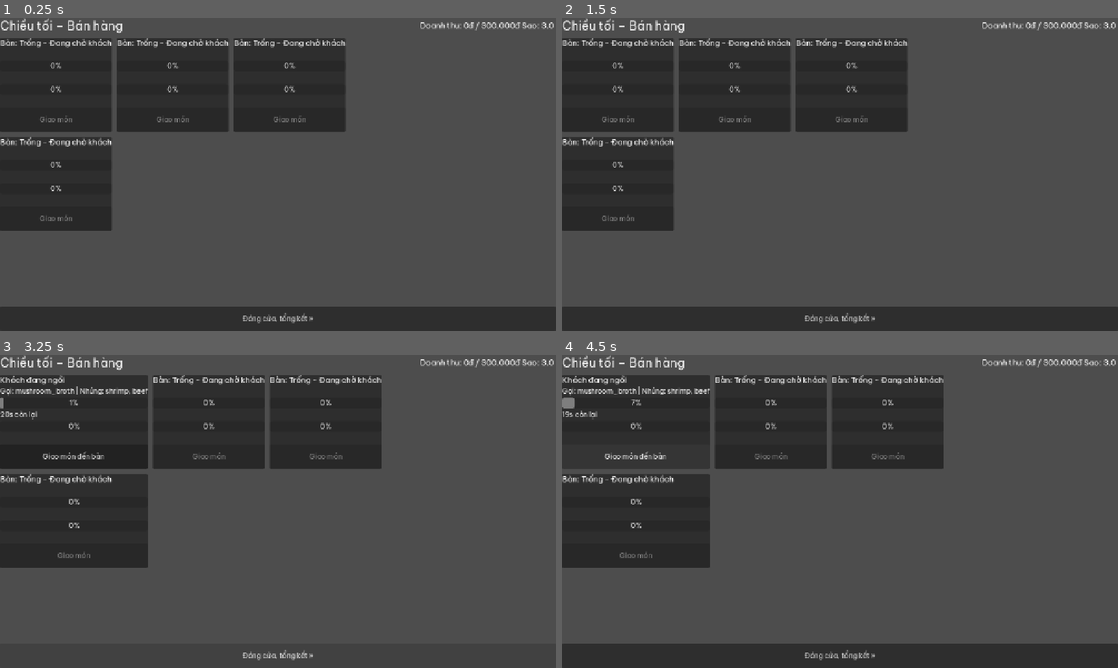
Above: before the commit, frames 1-4 (two rows, left to right).
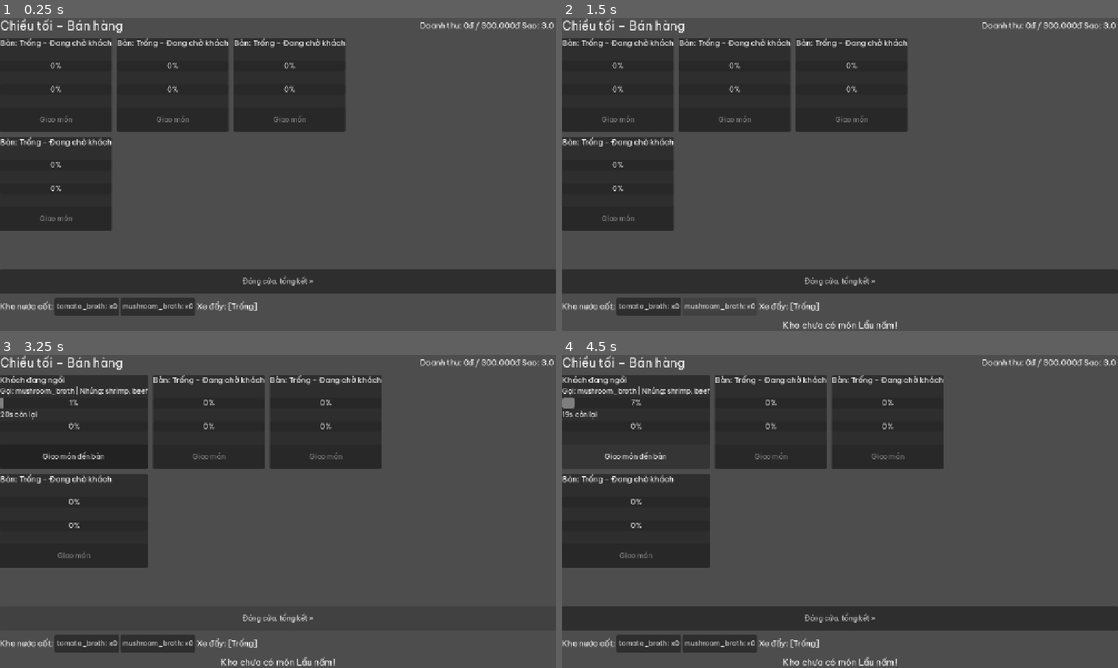
Above: after the commit, the same moments.

Repository: Znoywho/HotPot_SUNSUT
Game: Godot game, scene res://scenes/sell/sell_phase.tscn
Same seed, same stepped clock (60 frames per second), same inputs: the game is played once before the commit and once after it. This scene is started directly instead of the project's main scene.
Inputs (mouse positions are in pixels of both pictures, inside the frame that each line leads up to):
- Up to frame 1 (0.25 s): no input
- Up to frame 2 (1.5 s): click (650, 305) at 0.5 s, where only the run after the commit has a clickable "tomato_broth: x0"; click (717, 305) at 1.25 s, where only the run after the commit has a clickable "mushroom_broth: x0"
- Up to frame 3 (3.25 s): click "Đóng cửa, tổng kết »" at 2 s; click "Đóng cửa, tổng kết »" at 2.75 s
- Up to frame 4 (4.5 s): click "Giao món đến bàn" at 3.5 s; click "Giao món đến bàn" at 4.25 s

The runs differ from the first frame. In frame 1, 15% of the frame differs, in the area x 0-100%, y 80-100%; in frame 2, 15%; in frame 3, 1.5%; in frame 4, 15%.

Commit message:
feat(sell): hoan thien co che xe day va khay nuoc cot truc quan

Diff:
--- a/scenes/sell/sell_phase.gd
+++ b/scenes/sell/sell_phase.gd
@@ -15,6 +15,11 @@
 var _revenue_label: Label
 var _stars_label: Label
 var _timer_label: Label
+var _cart_label: Label
+var _inventory_box: HBoxContainer
+var _notification_label: Label
+var _inventory_buttons: Array[Button] = []
+var _inventory_ids: Array[String] = []
 
 
 func _ready() -> void:
@@ -79,6 +84,24 @@
 	footer.pressed.connect(DayManager.next_phase)
 	root.add_child(footer)
 
+	var cart_bar := HBoxContainer.new()
+	root.add_child(cart_bar)
+	var inv_label := Label.new()
+	inv_label.text = "Kho nước cốt:"
+	inv_label.add_theme_font_size_override("font_size", 18)
+	cart_bar.add_child(inv_label)
+	_inventory_box = HBoxContainer.new()
+	cart_bar.add_child(_inventory_box)
+	_cart_label = Label.new()
+	_cart_label.text = "Xe đẩy: [Trống]"
+	_cart_label.add_theme_font_size_override("font_size", 18)
+	cart_bar.add_child(_cart_label)
+
+	_notification_label = Label.new()
+	_notification_label.add_theme_font_size_override("font_size", 20)
+	_notification_label.horizontal_alignment = HORIZONTAL_ALIGNMENT_CENTER
+	root.add_child(_notification_label)
+
 
 func _setup() -> void:
 	var grid: GridContainer = get_meta("grid")
@@ -135,6 +158,13 @@
 			"serve": serve_btn,
 		})
 	log_line_safe("Quán có %d bàn." % GameState.tables_floor1)
+	for broth in Database.broths_for_day(GameState.day):
+		var btn := Button.new()
+		btn.custom_minimum_size = Vector2(0, 40)
+		btn.pressed.connect(_pick_to_cart.bind(broth.id))
+		_inventory_box.add_child(btn)
+		_inventory_buttons.append(btn)
+		_inventory_ids.append(broth.id)
 
 
 func _try_spawn_customer() -> void:
@@ -176,6 +206,17 @@
 	return result
 
 
+func _pick_to_cart(broth_id: String) -> void:
+	if cart.carrying_broth_id != "":
+		_notification_label.text = "Xe đẩy đang chở món khác."
+		return
+	if not cart.pick_broth(broth_id):
+		var broth := Database.get_broth(broth_id)
+		_notification_label.text = "Kho chưa có món %s!" % (broth.display_name if broth else broth_id)
+		return
+	_notification_label.text = "Đã bốc %s lên xe đẩy." % broth_id
+
+
 func _serve_table(table: TableNode) -> void:
 	if table.state != TableNode.State.WAITING_ORDER:
 		return
@@ -185,6 +226,7 @@
 		return
 	if cart.serve_to(table):
 		log_line_safe("Đã giao %s đến bàn." % table.order_broth_id)
+		_notification_label.text = "Đã phục vụ bàn thành công."
 
 
 func _finish_eating(table: TableNode) -> void:
@@ -194,6 +236,7 @@
 		var tip := roundi(broth.price * tip_rate / 1000.0) * 1000
 		GameState.add_money(broth.price + tip)
 		log_line_safe("Khách thanh toán %s: %s + tip %s" % [broth.display_name, GameState.format_money(broth.price), GameState.format_money(tip)])
+		_notification_label.text = "Bàn thanh toán: +%s (Tip: +%s)" % [GameState.format_money(broth.price), GameState.format_money(tip)]
 	table.clear()
 
 
@@ -202,6 +245,7 @@
 		return
 	GameState.lose_star()
 	log_line_safe("[color=red]Khách bỏ về, quán bị trừ sao.[/color]")
+	_notification_label.text = "Khách hết kiên nhẫn bỏ về! Bị trừ 1 sao."
 	table.clear()
 
 
@@ -216,6 +260,14 @@
 func _update_ui() -> void:
 	_revenue_label.text = "Doanh thu: %s / %s" % [GameState.format_money(GameState.today_revenue), GameState.format_money(GameState.kpi_target)]
 	_stars_label.text = "Sao: %.1f" % GameState.stars
+	if cart.carrying_broth_id == "":
+		_cart_label.text = "Xe đẩy: [Trống]"
+	else:
+		_cart_label.text = "Xe đẩy: [Đang chở: %s]" % cart.carrying_broth_id
+	for i in _inventory_ids.size():
+		var id := _inventory_ids[i]
+		var btn := _inventory_buttons[i]
+		btn.text = "%s: x%d" % [id, GameState.get_broth_count(id)]
 	for ui in _table_ui:
 		var table: TableNode = ui["table"]
 		var status: Label = ui["status"]
